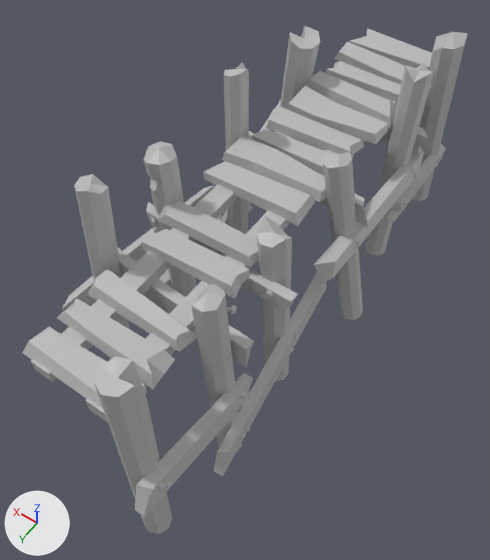
The FBX model Exports/Imports/Modelled/Pier_001_Dock_001_Straight.fbx: old version first, new version second.
Before and after are seen from a camera (50 mm lens) standing at (-7.5, 11.46, 13.23) and looking at (-0.31, 1.39, -2.6). The axes (+X, +Y, +Z) are drawn at lower left. The lights are the same throughout. Where no turn or scale is listed for an object, it has been applied to the vertices.

Objects in the first picture: 'Pier_001_Dock_001_Straight'.
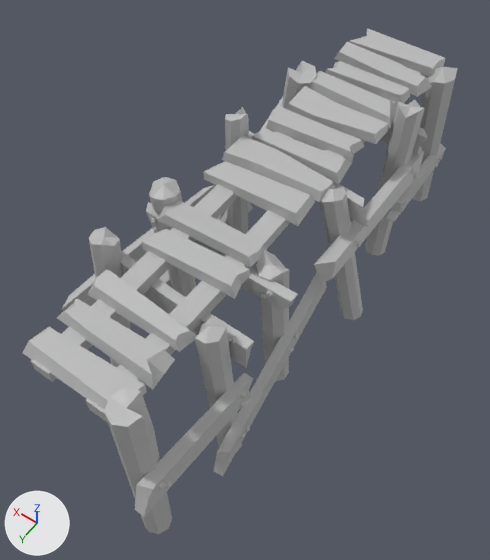
The newer file is also turned or shifted as a whole; pictures and numbers use the older file's frame.

Location of each change, [x1, y1, x2, y2] in pixels of the pictures (490 x 560 px; the box of a moved part takes in the faces that stretch with it):
'Pier_001_Dock_001_Straight', reshaped
    before: [23, 26, 468, 534]
    after: [23, 28, 458, 534]
part 1 of me_mesh, moved or reshaped
    before: [227, 305, 237, 314]
    after: [228, 336, 237, 344]
part 2 of me_mesh, moved or reshaped
    before: [224, 62, 249, 234]
    after: [225, 107, 249, 234]
part 3 of me_mesh, moved or reshaped
    before: [257, 216, 292, 381]
    after: [256, 249, 290, 381]
part 4 of me_mesh, moved or reshaped
    before: [366, 63, 434, 256]
    after: [366, 100, 425, 256]
part 5 of me_mesh, moved or reshaped
    before: [74, 174, 129, 360]
    after: [89, 227, 131, 367]
part 6 of me_mesh, moved or reshaped
    before: [412, 32, 468, 201]
    after: [412, 67, 458, 201]
part 7 of me_mesh, moved or reshaped
    before: [144, 141, 196, 297]
    after: [149, 177, 196, 297]
part 8 of me_mesh, moved or reshaped
    before: [191, 284, 242, 453]
    after: [195, 316, 242, 453]
part 9 of me_mesh, moved or reshaped
    before: [323, 152, 363, 320]
    after: [320, 186, 363, 320]
part 10 of me_mesh, moved or reshaped
    before: [93, 356, 172, 534]
    after: [104, 388, 172, 534]
part 11 of me_mesh, moved or reshaped
    before: [280, 26, 320, 110]
    after: [282, 61, 317, 110]

What changed in the scene script:
```text
Change me_mesh:
    where me_mesh.from_pydata(...)  # 2176 vertices, 2402 faces; spans x -3.1..3.1, y -8.4..8.4, z -4.0..4.0
    used by ob_pier_001_dock_001_straight; location = (0.0, 0.0, -1.57)
    before: 2036 (-1.6, 5.1, 2.9) at pixel (191, 305), 2037 (-1.9, 5.1, 2.9) at pixel (202, 312), 2038 (-2.1, 4.9, 2.9) at pixel (216, 309), 2039 (-2.1, 4.6, 3.1) at pixel (225, 294), 2040 (-1.9, 4.4, 2.9) at pixel (223, 289)
    before: 2041 (-1.6, 4.4, 2.9) at pixel (212, 283), 2042 (-1.3, 4.6, 2.6) at pixel (199, 292), 2043 (-1.3, 4.9, 2.2) at pixel (191, 312), 2044 (-1.7, 4.8, 3.1) at pixel (207, 292)
    before: 2002 (2.3, -4.6, 3.1) at pixel (289, 32), 2003 (2.1, -4.4, 3.0) at pixel (291, 41), 2004 (1.7, -4.3, 2.9) at pixel (300, 48), 2005 (1.4, -4.6, 2.9) at pixel (312, 48), 2006 (1.4, -5.0, 2.9) at pixel (320, 41)
    before: 2007 (1.7, -5.2, 3.0) at pixel (318, 31), 2008 (2.1, -5.1, 3.1) at pixel (304, 25), 2009 (1.9, -4.8, 2.9) at pixel (304, 38)
    me_mesh part 1: the loose piece of 50 vertices spanning x -2.2..-1.9, y 4.3..4.6, z 2.3..2.5 is moved by (0.0, 0.0, -1.2)
    me_mesh part 2: the loose piece of 17 vertices spanning x 1.6..2.3, y -1.8..-1.0, z -3.9..3.9 is scaled about its middle by (1, 1, 0.801), then moved by (0.0, 0.0, -0.8)
    me_mesh part 3: the loose piece of 17 vertices spanning x -2.3..-1.2, y 1.6..2.5, z -3.9..2.7 is scaled about its middle by (1, 1, 0.804), then moved by (0.0, 0.0, -0.6)
    me_mesh part 4: the loose piece of 17 vertices spanning x -2.3..-1.5, y -5.2..-4.0, z -3.9..3.4 is scaled about its middle by (1, 1, 0.826), then moved by (0.0, 0.0, -0.6)
    me_mesh part 5: the loose piece of 17 vertices spanning x 1.6..2.4, y 3.9..5.0, z -3.9..4.0 is scaled about its middle by (1, 1, 0.761), then moved by (0.0, 0.0, -0.9)
    me_mesh part 6: the loose piece of 17 vertices spanning x -2.4..-1.2, y -8.2..-7.1, z -3.9..3.0 is scaled about its middle by (1, 1, 0.812), then moved by (0.0, 0.0, -0.7)
    me_mesh part 7: all 21 vertices in x 1.5..2.4, y 1.5..2.4, z 1.9..3.3 are moved by (0.0, 0.0, -1.2)
    me_mesh part 8
    add for i in [*range(2036, 2045)]: me_mesh.vertices[i].co += Vector((0.0, 0.0, -1.2))
    me_mesh part 9: all 9 vertices in x -2.0..-1.3, y -1.2..-0.5, z 2.2..2.9 are moved by (0.0, 0.0, -1.2)
    me_mesh part 10: all 9 vertices in x -2.1..-1.2, y 7.1..8.0, z 2.4..3.5 are moved by (0.0, 0.0, -1.2)
    me_mesh part 11
    add for i in [*range(2002, 2010)]: me_mesh.vertices[i].co += Vector((0.0, 0.0, -1.2))
```
